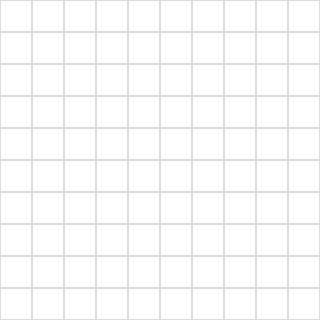
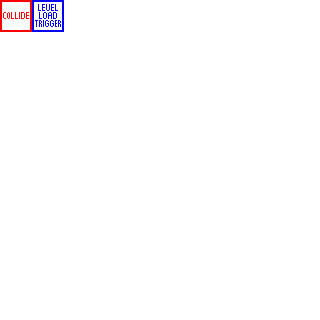
Revision of a layered w=320, h=320 image; what changed, layer by layer:
hid "Background" over [left=0, top=0, right=320, bottom=320]
painted on "Textures" over [left=0, top=0, right=64, bottom=32]
